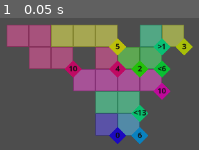
Above: before the commit, frame 1.
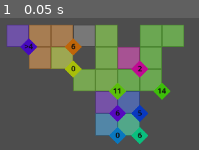
Above: after the commit, the same moment.

Repository: Javen-W/Ritz
Game: Godot game, scene res://game.tscn
The game is run twice, just before and just after one commit, with the same random seed, the same clock (stepped at 60 frames per second) and the same inputs.
Inputs:
- Up to frame 1 (0.05 s): no input

The runs differ from the first frame. In frame 1, 40% of the frame differs, in the area x 3-97%, y 5-96%.

Commit message:
impl shuffle_array() & rng constraint dirs

Diff:
--- a/game.gd
+++ b/game.gd
@@ -137,7 +137,8 @@
 			group.append(tile)
 
 			# Recursive step.
-			for dir in directions:
+			var shuffled_dirs = shuffle_array(directions)
+			for dir in shuffled_dirs:
 				var next_pos = pos + dir
 				func_ref.call(next_pos, func_ref)
 
@@ -159,3 +160,11 @@
 		c.generate(rng)
 		constraint_nodes.add_child(c)
 		constraints.append(c)
+
+func shuffle_array(a: Array) -> Array:
+	var t = a.duplicate()
+	var b : Array = []
+	while !t.is_empty():
+		var element = t.pop_at(rng.randi() % t.size())
+		b.append(element)
+	return b
